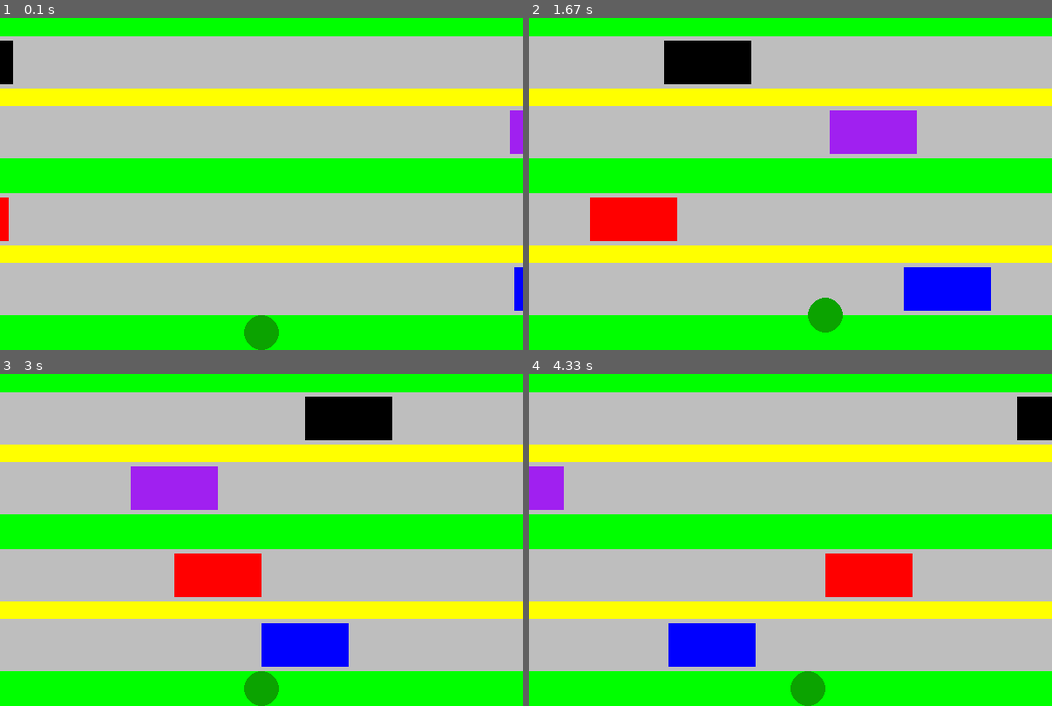
Above: before the commit, frames 1-4 (two rows, left to right).
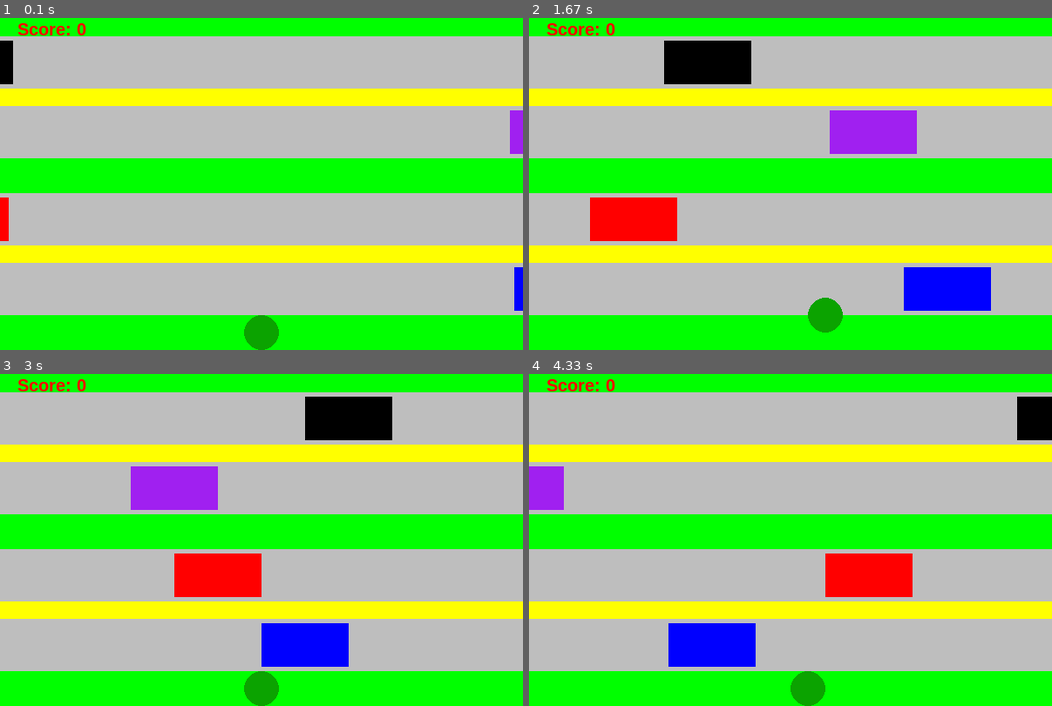
Above: after the commit, the same moments.

Repository: Silverknight713/cs115-Brown-homework
Game: pygame game, started from Brown_Homework#7_PyGame.py
The game is run twice, just before and just after one commit, with the same random seed, the same clock (stepped at 60 frames per second) and the same inputs.
Inputs:
- Up to frame 1 (0.1 s): no input
- Up to frame 2 (1.67 s): hold D 0.33-0.8 s; hold W 0.83-1.13 s; hold D 1.17-1.63 s
- Up to frame 3 (3 s): hold A 1.67-2.2 s; hold S 2.23-2.53 s; hold A 2.57-2.97 s
- Up to frame 4 (4.33 s): hold D 3.4-4.03 s; hold S from 4.07 s (still down)

The runs differ from the first frame. In frame 1, 0.2% of the frame differs, in the area x 3-17%, y 1-6%; in frame 2, 0.2%; in frame 3, 0.2%; in frame 4, 0.2%.

Commit message:
Added score counter, text displaying win / lose, win and lose states, and some functions

Diff:
--- a/Brown_Homework#7_PyGame.py
+++ b/Brown_Homework#7_PyGame.py
@@ -9,6 +9,12 @@
 
 #initialize pygame
 pygame.init()
+
+#Fonts
+system_fonts = pygame.font.get_fonts()
+print(system_fonts)
+my_font = pygame.font.SysFont(system_fonts[0], size=20, bold=True, italic=False)
+big_font = pygame.font.SysFont(system_fonts[0], size=60, bold=True, italic=False)
 
 #window dimensions and display
 width = 600
@@ -25,6 +31,7 @@
 cur_pos = [300,380]
 
 #Car Positions
+"""initial car positions"""
 c1_pos = [-100,45] #black car
 c2_pos = [600,125] #purple car
 c3_pos = [-100,225] #red car
@@ -51,7 +58,7 @@
         cur_pos[0] -= 20
       if event.key == pygame.K_d: # moving right
         cur_pos[0] += 20
-  """Car Movements"""
+  """Car Movements: cars move horizontally in opposite directions, get just off screen, then are reset to the other side of the screen. Reset happens when it detects cars have moved past a certain point."""
   #car1
   if c1_pos[0] > 600:
     c1_pos[0] = -100
@@ -75,6 +82,7 @@
   """update our game state"""
 
   #update bounds
+  """prevents frog from moving past screen boundaries"""
   if cur_pos[0] < 20: #x direction bounds
     cur_pos[0] = 20
   if cur_pos[0] > width - 20:
@@ -84,46 +92,7 @@
   if cur_pos[1] > height - 20:
     cur_pos[1] = height - 20
 
-  #Win Condition
-  if cur_pos[1] < 40:
-    print("You Win!")
-    running = False
-  #Lose Condition
-    #Car collision with frog
-  if cur_pos[0] > c1_pos[0] and cur_pos[0] < c1_pos[0] + 100 and cur_pos[1] > c1_pos[1] - 10 and cur_pos[1] < c1_pos[1] + 60:
-    print("YOU LOSE")
-    running = False
-  if cur_pos[0] > c2_pos[0] and cur_pos[0] < c2_pos[0] + 100 and cur_pos[1] > c2_pos[1] - 10 and cur_pos[1] < c2_pos[1] + 60:
-    print("YOU LOSE")
-    running = False
-  if cur_pos[0] > c3_pos[0] and cur_pos[0] < c3_pos[0] + 100 and cur_pos[1] > c3_pos[1] - 10 and cur_pos[1] < c3_pos[1] + 60:
-    print("YOU LOSE")
-    running = False
-  if cur_pos[0] > c4_pos[0] and cur_pos[0] < c4_pos[0] + 100 and cur_pos[1] > c4_pos[1] - 10 and cur_pos[1] < c4_pos[1] + 60:
-    print("YOU LOSE")
-    running = False
 
-  #Score
-  if cur_pos[1] < 40 and score < 1:
-    score += 1
-  if cur_pos[1] < 80 and score < 1:
-    score += 1
-  if cur_pos[1] < 120 and score < 1:
-    score += 1
-  if cur_pos[1] < 160 and score < 1:
-    score += 1
-  if cur_pos[1] < 200 and score < 1:
-    score += 1
-  if cur_pos[1] < 240 and score < 1:
-    score += 1
-  if cur_pos[1] < 280 and score < 1:
-    score += 1
-  if cur_pos[1] < 320 and score < 1:
-    score += 1
-  if cur_pos[1] < 360 and score < 1:
-    score += 1
-  if cur_pos[1] < 400 and score < 1:
-    score += 1
   """ draw to our screen """
   # clear screen
   screen.fill("white")
@@ -153,6 +122,64 @@
   for body in cur_pos:
     pygame.draw.circle(screen, "#0ba300", cur_pos, 20, body)
 
+  #Draw text
+  def draw_text(text, coordinate, text_color, my_font, screen):
+    text_image = my_font.render(text, True, text_color)
+    text_rect = text_image.get_rect()
+    text_rect.topleft = coordinate
+    screen.blit(text_image, text_rect)
+  draw_text(f'Score: {score}', (20,20), "red", my_font, screen)
+
+  #Win Condition
+  """If the frog reaches higher than the last grass patch, win condition is met and game ends"""
+  if cur_pos[1] < 40:
+    print("You Win!")
+    draw_text("YOU WIN!", (150,100), "black", big_font, screen)
+    running = False
+
+  #Lose Condition
+    #Car collision with frog
+  """when frog position is within the range of the car position, the game ends. done for all 4 cars"""
+  if cur_pos[0] > c1_pos[0] and cur_pos[0] < c1_pos[0] + 100 and cur_pos[1] > c1_pos[1] - 10 and cur_pos[1] < c1_pos[1] + 60:
+    print("YOU LOSE")
+    draw_text("YOU LOSE", (150,100), "red", big_font, screen)
+    running = False
+  if cur_pos[0] > c2_pos[0] and cur_pos[0] < c2_pos[0] + 100 and cur_pos[1] > c2_pos[1] - 10 and cur_pos[1] < c2_pos[1] + 60:
+    print("YOU LOSE")
+    draw_text("YOU LOSE", (150,100), "red", big_font, screen)
+    running = False
+  if cur_pos[0] > c3_pos[0] and cur_pos[0] < c3_pos[0] + 100 and cur_pos[1] > c3_pos[1] - 10 and cur_pos[1] < c3_pos[1] + 60:
+    print("YOU LOSE")
+    draw_text("YOU LOSE", (150,100), "red", big_font, screen)
+    running = False
+  if cur_pos[0] > c4_pos[0] and cur_pos[0] < c4_pos[0] + 100 and cur_pos[1] > c4_pos[1] - 10 and cur_pos[1] < c4_pos[1] + 60:
+    print("YOU LOSE")
+    draw_text("YOU LOSE", (150,100), "red", big_font, screen)
+    running = False
+
+  #Score
+  """score increases based on height, and only increases with further progress"""
+  if cur_pos[1] < 400 and score < 0:
+    score += 1
+  if cur_pos[1] < 360 and score < 1:
+    score += 1
+  if cur_pos[1] < 320 and score < 2:
+    score += 1
+  if cur_pos[1] < 280 and score < 3:
+    score += 1
+  if cur_pos[1] < 240 and score < 4:
+    score += 1
+  if cur_pos[1] < 200 and score < 5:
+    score += 1
+  if cur_pos[1] < 160 and score < 6:
+    score += 1
+  if cur_pos[1] < 120 and score < 7:
+    score += 1
+  if cur_pos[1] < 80 and score < 8:
+    score += 1
+  if cur_pos[1] < 40 and score < 9:
+    score += 1
+
   # update screen
   pygame.display.flip()
   # fps
